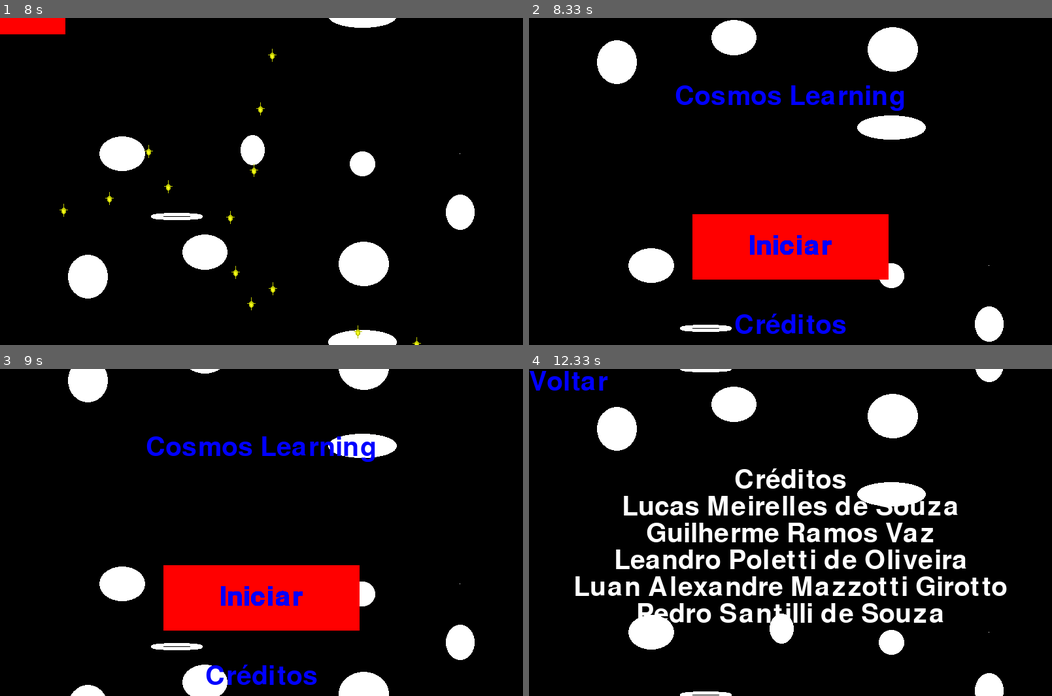
Above: before the commit, frames 1-4 (two rows, left to right).
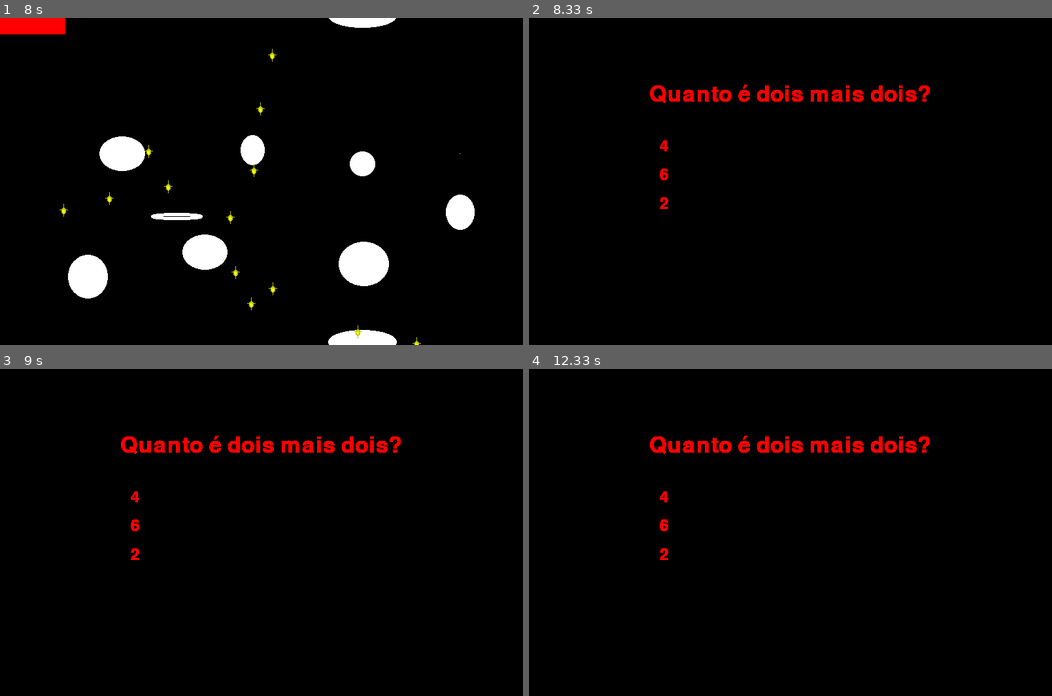
Above: after the commit, the same moments.

Repository: UNIVEM-BCC-BSI/Cosmos-Learning
Game: pygame game, started from tests/PyGame/final.py
Same seed, same stepped clock (60 frames per second), same inputs: the game is played once before the commit and once after it.
Inputs (mouse positions are in pixels of both pictures, inside the frame that each line leads up to):
- Up to frame 1 (8 s): press the mouse at (261, 246) at 0.37 s; move the mouse to (256, 230) at 0.47 s; release the mouse at (256, 217) at 0.6 s; tap Space at 0.67, 1.07, 1.37, 1.63, 1.97, 2.27, 2.4, 2.8, 3.1, 3.8, 4.2, 4.5, 4.7, 5, 5.2, 5.53, 5.83, 6.03, 6.33, 6.6, 6.93, 7.23, 7.37, 7.77 s; hold A 1-1.53 s; hold S 1.57-1.87 s; hold A 1.9-2.3 s; hold W 2.33-2.7 s; hold D 2.73-3.37 s; press the mouse at (261, 325) at 3.43 s; move the mouse to (245, 253) at 3.53 s; move the mouse to (235, 181) at 3.63 s; release the mouse at (235, 181) at 3.67 s; hold S 3.73-4.1 s; hold A 4.13-4.6 s; hold D 4.63-5.1 s; hold W 5.13-5.43 s; hold D 5.47-5.93 s; hold A 5.97-6.5 s; hold S 6.53-6.83 s; hold A 6.87-7.27 s; hold W 7.3-7.67 s; hold D from 7.7 s (still down)
- Up to frame 2 (8.33 s): keep holding D; tap Space at 8.07 s
- Up to frame 3 (9 s): release D at 8.33 s; press the mouse at (261, 676) at 8.4 s; move the mouse to (251, 653) at 8.5 s; release the mouse at (245, 627) at 8.63 s; click (41, 382) at 8.75 s, where only the run before the commit has a clickable "Voltar"
- Up to frame 4 (12.33 s): press the mouse at (790, 676) at 9.07 s; move the mouse to (800, 627) at 9.17 s; release the mouse at (811, 578) at 9.3 s

Frame 1 is identical in both runs. In frame 2, 15% of the frame differs, in the area x 13-91%, y 0-99%; in frame 3, 15%; in frame 4, 16%, in the area x 0-92%, y 0-100%.

Commit message:
Feito aplicação de pergunta

Diff:
--- a/tests/PyGame/final.py
+++ b/tests/PyGame/final.py
@@ -282,7 +282,8 @@
 lastDisparo = pygame.time.get_ticks()
 lastSpawn = pygame.time.get_ticks()
 
-jogador = Player(screen, "tests/PyGame/starSprite.png", "tests/PyGame/starSprite.png", 10, None, 30, 400, 400, 2, 2, screen.get_width(), screen.get_height(), cooldownDisparo, 5, 4)
+maxVida = 10
+jogador = Player(screen, "tests/PyGame/starSprite.png", "tests/PyGame/starSprite.png", maxVida, None, 30, 400, 400, 2, 2, screen.get_width(), screen.get_height(), cooldownDisparo, 5, 4)
 
 #QUESTION SYTEM VARIABLES
 fontPergunta = pygame.font.Font(None, 50)
@@ -393,7 +394,7 @@
     #Fazer o código pra executar o botão
 
 def showGame():
-    global screen, background, scroolOffset, background, scroolSpeed, jogador, disparos, lastSpawn, cooldownSpawn, inimigos, disparosInimigos, currentScreen
+    global screen, background, scroolOffset, background, scroolSpeed, jogador, disparos, lastSpawn, cooldownSpawn, inimigos, disparosInimigos, currentScreen, maxVida
 
     screen.blit(background, (0,scroolOffset))
     screen.blit(background, (0, scroolOffset-background.get_height()))
@@ -435,7 +436,12 @@
             #Dar dano ao player ou coisa parecida
 
     if jogador.vida == 0:
-        currentScreen = "home"
+        currentScreen = "selectQuestion"
+        screen.fill("black")
+        inimigos = []
+        disparosInimigos = []
+        disparos = []
+
 
 def showCreditos():
     global screen, scroolOffset, scroolSpeed, background, creditOffsetX, creditosNames, creditsMarginY, creditsOffsetY, creditsTextHeight, creditsGoBack
@@ -449,9 +455,38 @@
     for i in range(len(creditosNames)):
         screen.blit(creditosNames[i], (creditOffsetX-(creditosNames[i].get_width()/2),(creditsOffsetY+(creditsTextHeight*i)+creditsMarginY)))
 
+show = None
+
+def selectQuestion():
+    global objetos, currentScreen, jogador, maxVida, show
+    show = random.choice(objetos)
+    currentScreen = "perguntar"
+
 def showPergunta():
-    global objetos
-    show = random.choice(seq)
+    global objetos, currentScreen, jogador, maxVida, show
+
+    show.update()
+
+
+    if event.type == pygame.MOUSEBUTTONDOWN:
+            mouse = list(pygame.mouse.get_pressed())
+            mousePosition = list(pygame.mouse.get_pos())
+            for i in range(len(show.respostas)):
+                if (mouse[0] and mousePosition[0]>=200 and
+                mousePosition[0] <= 200+show.respostas[i].get_width() and
+                mousePosition[1]>= 100+show.text.get_height()+50 + ((20 + show.respostas[i].get_height())*i) and
+                mousePosition[1] <= (100+show.text.get_height()+50 + ((20 + show.respostas[i].get_height())*(i+1)))
+                ):
+                    #print(show.gotRight(show.respostas[i]))
+                    if show.gotRight(show.respostas[i]):
+                        objetos.pop(0)
+                        screen.fill("black")
+                        currentScreen = "game"
+                        jogador.vida = maxVida
+                        jogador.derrotado = False
+                    else:
+                        currentScreen = "home"
+                        #ir para gameplay ou outra coisa
 
 #COISAS DENTRO DO WHILE TRUE
 while True:
@@ -462,6 +497,10 @@
         showGame()
     elif currentScreen == "creditos":
         showCreditos()
+    elif currentScreen == "perguntar":
+        showPergunta()
+    elif currentScreen == "selectQuestion":
+        selectQuestion()
 
     for event in pygame.event.get():
         if event.type == pygame.QUIT:
